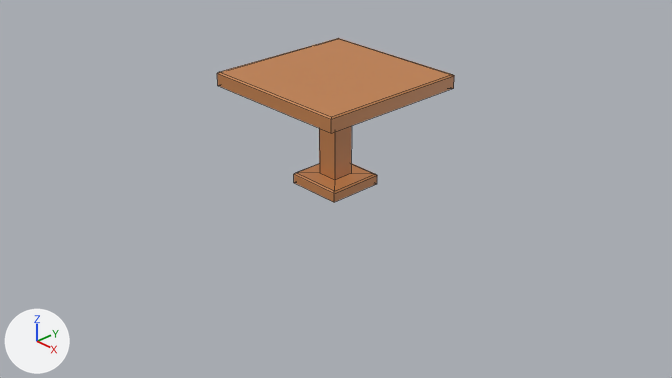
Two versions of the Blender file maps/New styles/Dimensional/Andrea/Small Table (square) UV.blend, one commit apart.
The view is the same before and after, from the file's camera 'Camera'. Every picture has the same lights, and +X, +Y and +Z are marked at lower left. Mesh edges are drawn as thin lines.

Script lines for the objects in view, before the commit:
```python
mat_medium_wood_001 = principled_material('Medium Wood.001')
mat_medium_wood_001.base_color = (0.552, 0.223, 0.0762)  # orange #c4824e
me_plane_005 = bpy.data.meshes.new('Plane.005')
me_plane_005.from_pydata(...)  # 36 vertices, 34 faces; spans x -1.0..1.0, y -1.0..1.0, z 0.01..1.47
me_plane_005.materials.append(mat_medium_wood_001)  # orange #c4824e
ob_table__small = bpy.data.objects.new('Table (Small)', me_plane_005)
ob_table__small.location = (0.0, 0.0, 0.0)
ob_table__small.scale = (0.957, 0.957, 0.957)
ob_table__small.visible_shadow = False
```
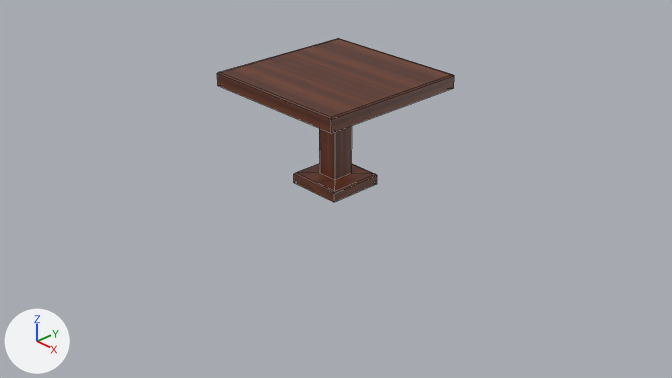
What differs and where, as boxes [x1, y1, x2, y2] in the pictures (672 x 378 px):
'Table (Small)', surface changed (orange to brown): [217, 38, 454, 202] in both

The change, as a list of edits to the scene's bpy script:
```text
Add img_small_table__square__texture_png:
    img_small_table__square__texture_png = load_image('Small Table (square) Texture.png', 'Small Table (square) Texture.png', 1024, 1024, 'sRGB')
Change mat_medium_wood_001:
    remove mat_medium_wood_001.base_color = (0.552, 0.223, 0.0762)  # orange #c4824e
    add mat_medium_wood_001.texture = img_small_table__square__texture_png
```
